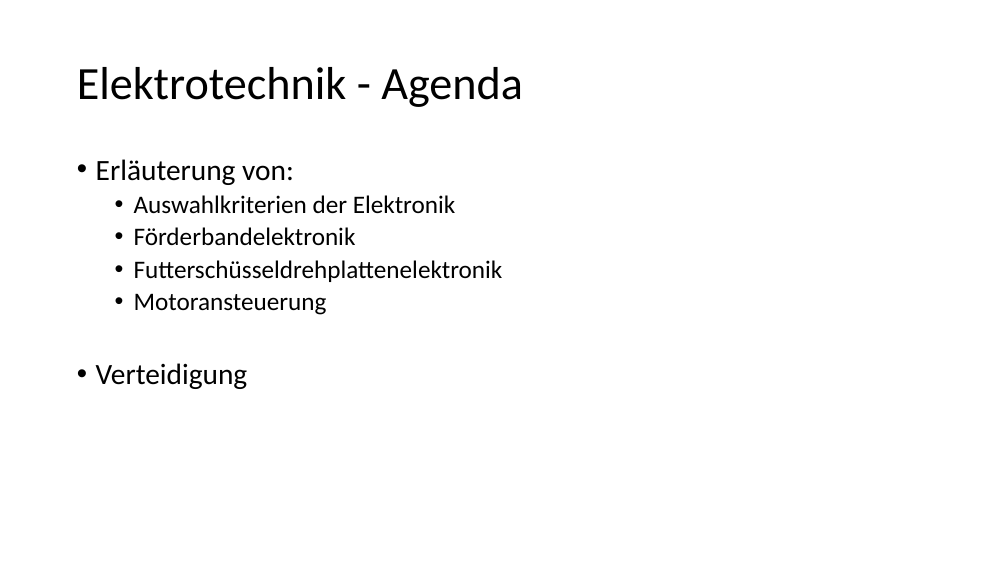
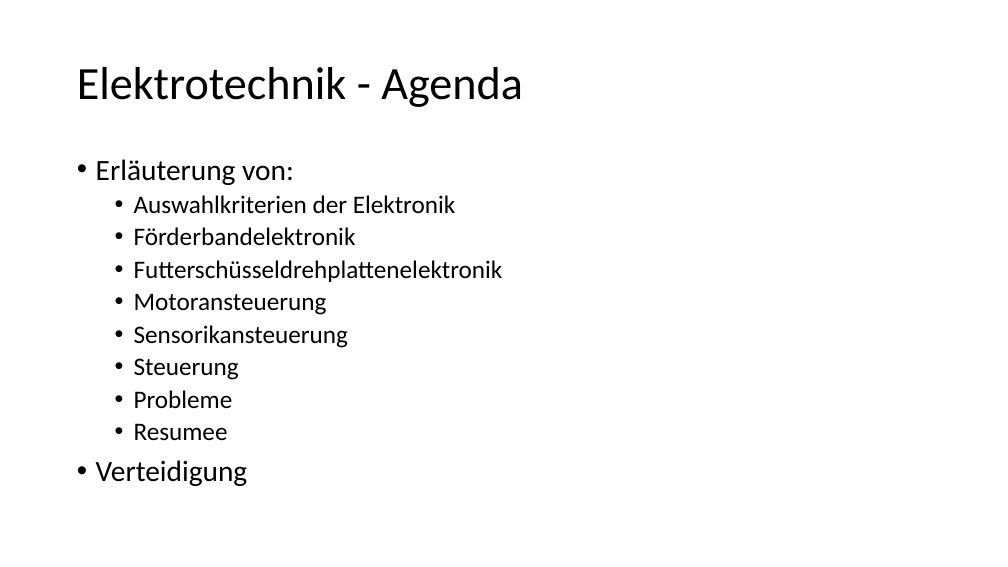
Before and after one commit to Katzenfuetterungsanlage/fuettr_prototype, a slide deck: slide 2 of Diplomarbeit/Powerpoint/Elektrotechnik.pptx. Drawn at 1008x567 pixels with LibreOffice and Linux fonts; fonts in the diff are those of the drawing. Boxes give left, top, right and bottom in pixels: in the first picture for what was removed or moved away, otherwise in the second. Text is boxed around its words. In the diff, an @@ line names an element or a change of style, - is before the commit and + after.

Commit message:
Powerpoint update

```diff
--- a/Diplomarbeit/Powerpoint/Elektrotechnik.pptx
+++ b/Diplomarbeit/Powerpoint/Elektrotechnik.pptx
@@ text at (x1=134, y1=325, x2=348, y2=441): paragraphs added @@
+  • Sensorikansteuerung
+  • Steuerung
+  • Probleme
+  • Resumee
```
Also in this commit, not shown: 8 slides added, 1 slide removed, 11 other files.
